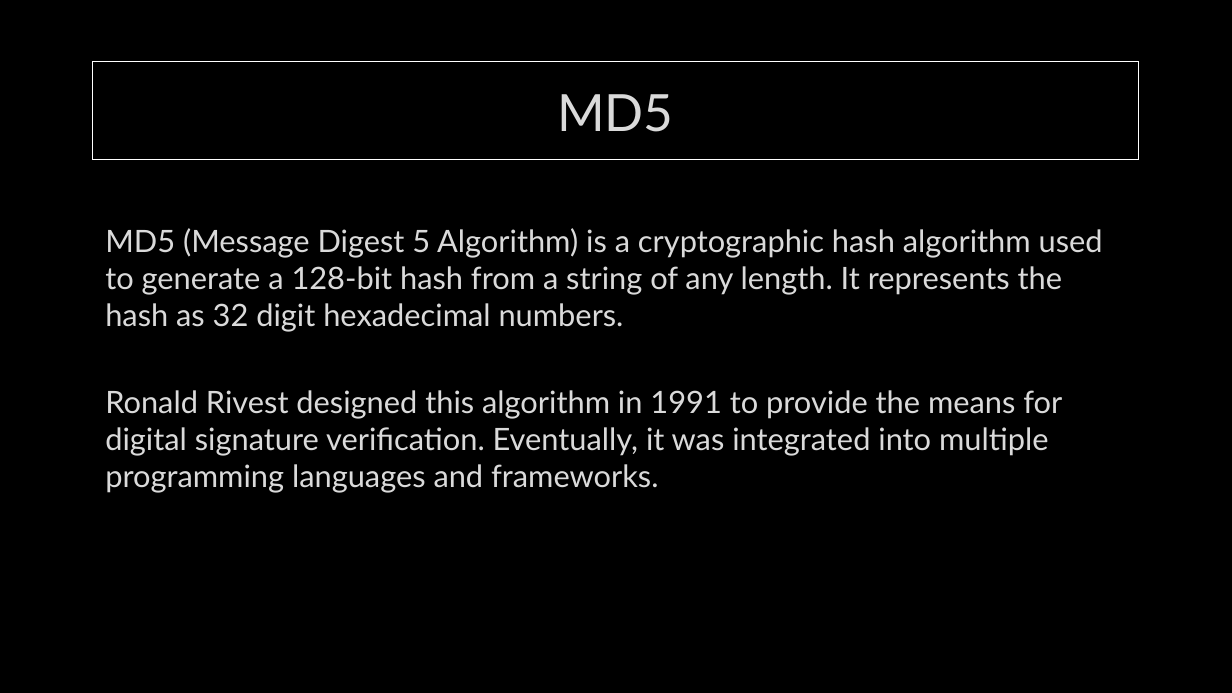
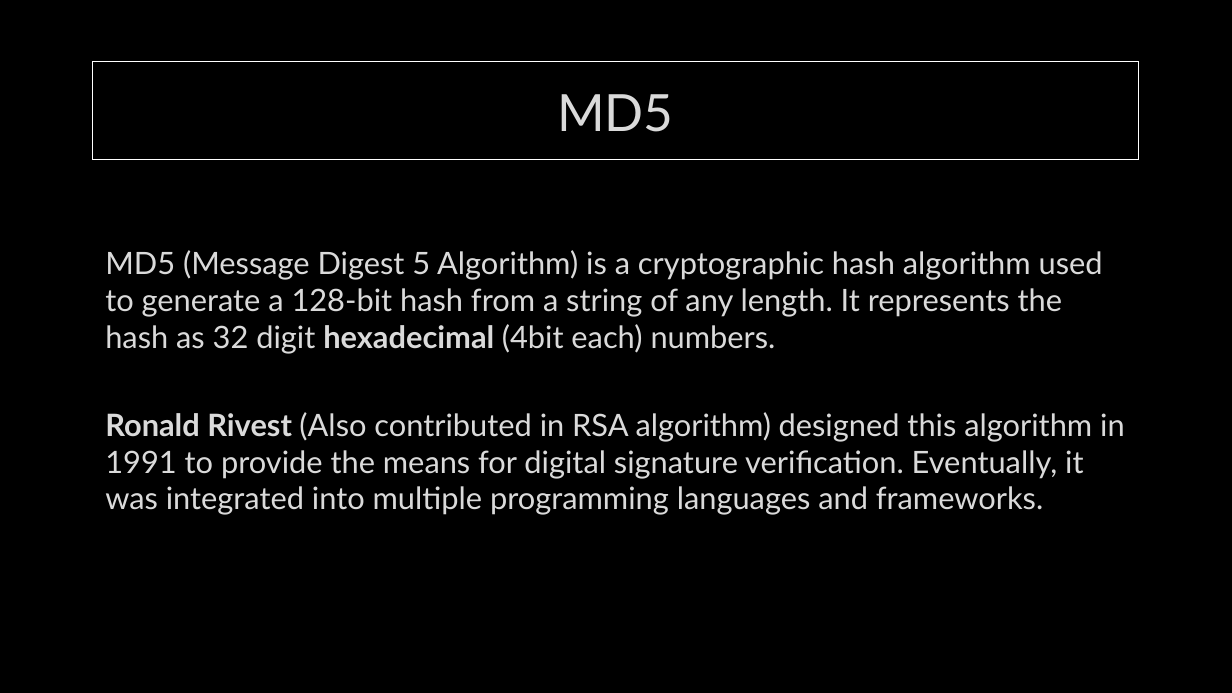
Before and after one commit to MohamedEmary/graduation-project, a slide deck: slide 10 of tasks/week-01/hashing.pptx. Drawn at 1232x693 pixels with LibreOffice and Linux fonts; fonts in the diff are those of the drawing; background and template pictures are left out. Boxes give left, top, right and bottom in pixels: in the first picture for what was removed or moved away, otherwise in the second. Text is boxed around its words. In the diff, an @@ line names an element or a change of style, - is before the commit and + after.

Commit message:
minor change

```diff
--- a/tasks/week-01/hashing.pptx
+++ b/tasks/week-01/hashing.pptx
@@ text at [105, 250, 1125, 515]: text changed @@
-MD5 (Message Digest 5 Algorithm) is a cryptographic hash algorithm used to generate a 128-bit hash from a string of any length. It represents the hash as 32 digit hexadecimal numbers.
-Ronald Rivest designed this algorithm in 1991 to provide the means for digital signature verification. Eventually, it was integrated into multiple programming languages and frameworks.
+MD5 (Message Digest 5 Algorithm) is a cryptographic hash algorithm used to generate a 128-bit hash from a string of any length. It represents the hash as 32 digit hexadecimal (4bit each) numbers.
+Ronald Rivest (Also contributed in RSA algorithm) designed this algorithm in 1991 to provide the means for digital signature verification. Eventually, it was integrated into multiple programming languages and frameworks.
```
Also in this commit, not shown: 1 other slide changed, 1 slide added.
